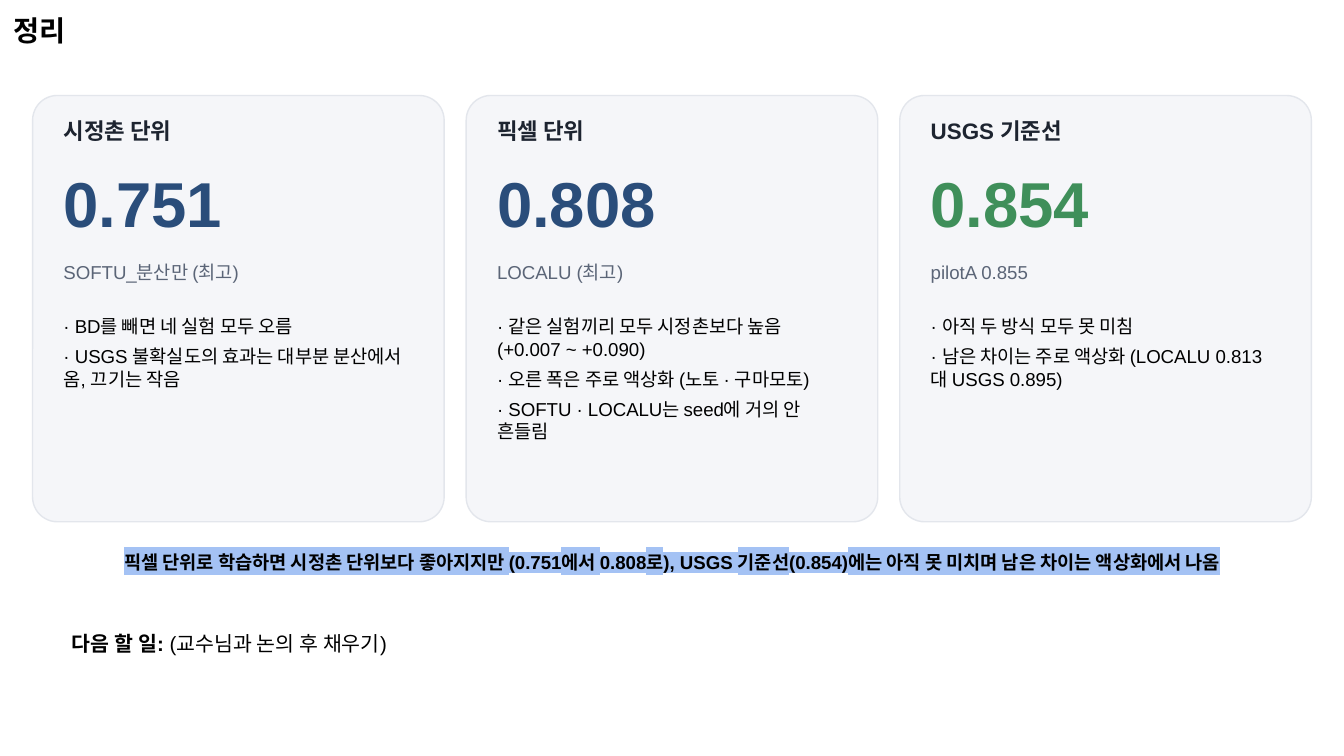
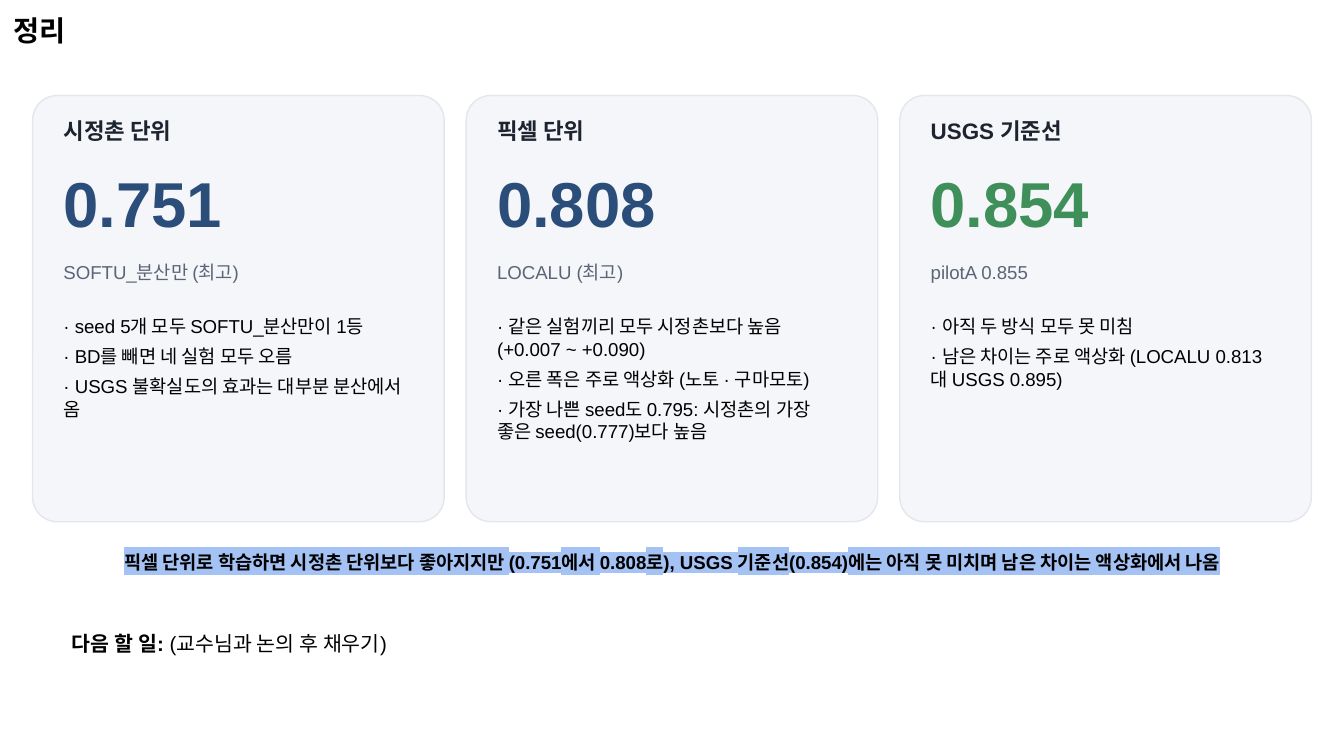
Before and after one commit to minji1217/pilotA-minji, a slide deck: slide 16 of docs/ppt/랩미팅_1023_수정.pptx (slide 15 before the commit). Drawn at 1344x756 pixels with LibreOffice and Linux fonts; fonts in the diff are those of the drawing. Boxes give left, top, right and bottom in pixels: in the first picture for what was removed or moved away, otherwise in the second. Text is boxed around its words. In the diff, an @@ line names an element or a change of style, - is before the commit and + after.

```diff
--- a/docs/ppt/랩미팅_1023_수정.pptx
+++ b/docs/ppt/랩미팅_1023_수정.pptx
@@ text at (x1=75, y1=318, x2=364, y2=337): paragraph added @@
+· seed 5개 모두 SOFTU_분산만이 1등
@@ text at (x1=75, y1=347, x2=292, y2=365): more space between paragraphs @@
@@ text at (x1=63, y1=377, x2=402, y2=418): text changed @@
-· USGS 불확실도의 효과는 대부분 분산에서 옴, 끄기는 작음
+· USGS 불확실도의 효과는 대부분 분산에서 옴
@@ text at (x1=497, y1=400, x2=810, y2=442): text changed @@
-· SOFTU · LOCALU는 seed에 거의 안 흔들림
+· 가장 나쁜 seed도 0.795: 시정촌의 가장 좋은 seed(0.777)보다 높음
```
Also in this commit, not shown: 1 slide added, 2 other files.
